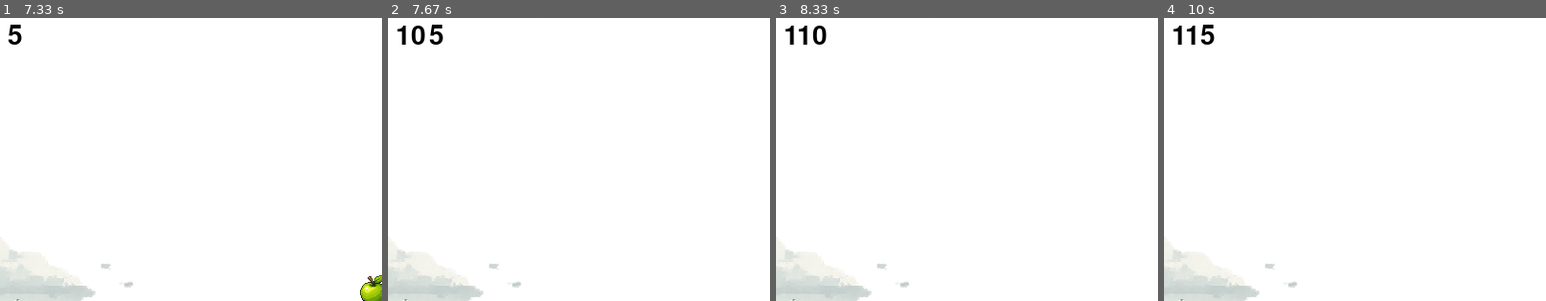
Above: before the commit, frames 1-4 (left to right).
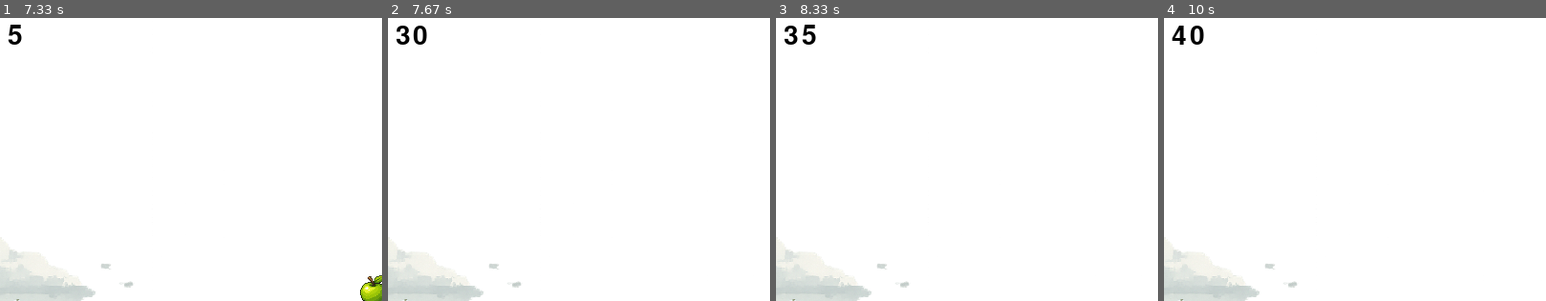
Above: after the commit, the same moments.

Repository: koudelkaMatej/Maturitni_projekty_EP4B_2.pol
Game: pygame game, started from Šesták Štěpán/Hra/fruitCatcher.py
Two runs of this game, one before a commit and one after it. Both use one fixed random seed, a clock stepped at 60 frames per second and the inputs below.
Inputs:
- Up to frame 1 (7.33 s): tap Enter at 0.33 s; hold Right 0.67-1.13 s; hold Left 1.17-1.7 s; hold Left 1.73-2.13 s; hold Right 2.17-2.8 s; hold Left 2.83-3.3 s; hold Right 3.33-3.8 s; hold Right 3.83-4.3 s; hold Left 4.33-4.87 s; hold Left 4.9-5.3 s; hold Right 5.33-5.97 s; hold Left 6-6.47 s; hold Right 6.5-6.97 s; hold Right from 7 s (still down)
- Up to frame 2 (7.67 s): release Right at 7.47 s; hold Left from 7.5 s (still down)
- Up to frame 3 (8.33 s): release Left at 8.03 s; hold Left from 8.07 s (still down)
- Up to frame 4 (10 s): release Left at 8.47 s; hold Right 8.5-9.13 s; hold Left 9.17-9.63 s; hold Right from 9.67 s (still down)
The pictures show only the part of the screen within x 12-62%, y 0-50%; the shares and areas given below are measured in that part.

Frame 1 is identical in both runs. In frame 2, 0.5% of the frame differs, in the area x 2-15%, y 2-10%; in frame 3, 0.4%; in frame 4, 0.4%.

Commit message:
upravení hodnot skóre

Diff:
--- a/Šesták Štěpán/Hra/fruitCatcher.py
+++ b/Šesták Štěpán/Hra/fruitCatcher.py
@@ -191,7 +191,7 @@
                 if obj.kind == 'fruit':
                     score += 5
                 elif obj.kind == 'goldfruit':
-                    score += 100
+                    score += 25
                 elif obj.kind == 'bomb':
                     lives -= 1
                 to_remove.append(obj)
